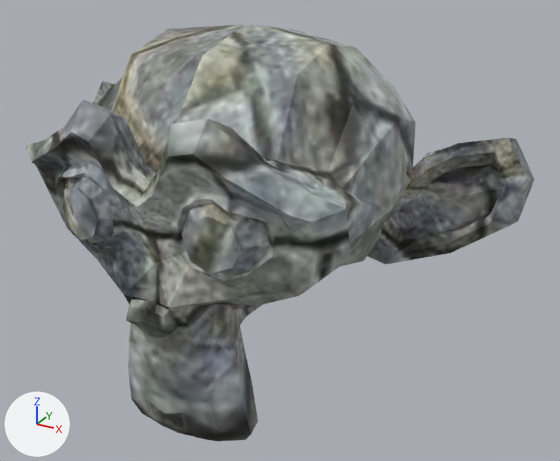
Before and after pictures for a commit that changed the OBJ model res/cube.obj.
Rendered twice from a 50 mm camera at (2.0, -3.2, 1.58) aimed at (0.2, 0.08, -0.06). Arrows for +X, +Y and +Z are at lower left; the lights stay in place. Where no turn or scale is listed for an object, it has been applied to the vertices. Vertices at the same position are counted once.

Script lines for the objects in view, before the commit:
```python
me_suzanne = bpy.data.meshes.new('Suzanne')
me_suzanne.from_pydata(...)  # 505 vertices, 500 faces; spans x -1.37..1.37, y -0.85..0.85, z -0.98..0.98
me_suzanne.materials.append(mat_material_001)  # picture img_cube_diffuse_jpg
ob_suzanne = bpy.data.objects.new('Suzanne', me_suzanne)
ob_suzanne.location = (0.0, 0.0, 0.0)
```
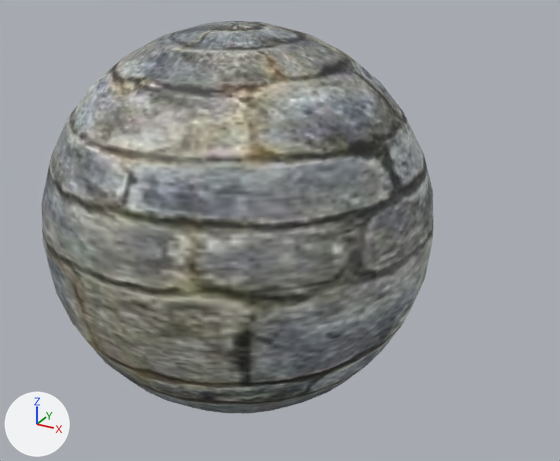
Boxes [x1, y1, x2, y2] around the edits, measured in the pictures (560 x 461 px):
'Suzanne', reshaped (23% narrower)
    before: [26, 24, 534, 441]
    after: [42, 21, 433, 413]

The change in detail:
me_suzanne is used by ob_suzanne; location (0.0, 0.0, 0.0).
me_suzanne had 505 vertices, 500 faces and spanned x -1.37..1.37, y -0.85..0.85, z -0.98..0.98.
me_suzanne now has 482 vertices, 512 faces and spans x -1.0..1.0, y -1.0..1.0, z -1.0..1.0.
me_suzanne part 1: 505 vertices removed from x -1.37..1.37, y -0.85..0.85, z -0.98..0.98; 482 vertices added at x -1.0..1.0, y -1.0..1.0, z -1.0..1.0, forming a UV sphere (32 segments, 16 rings, poles along z).
